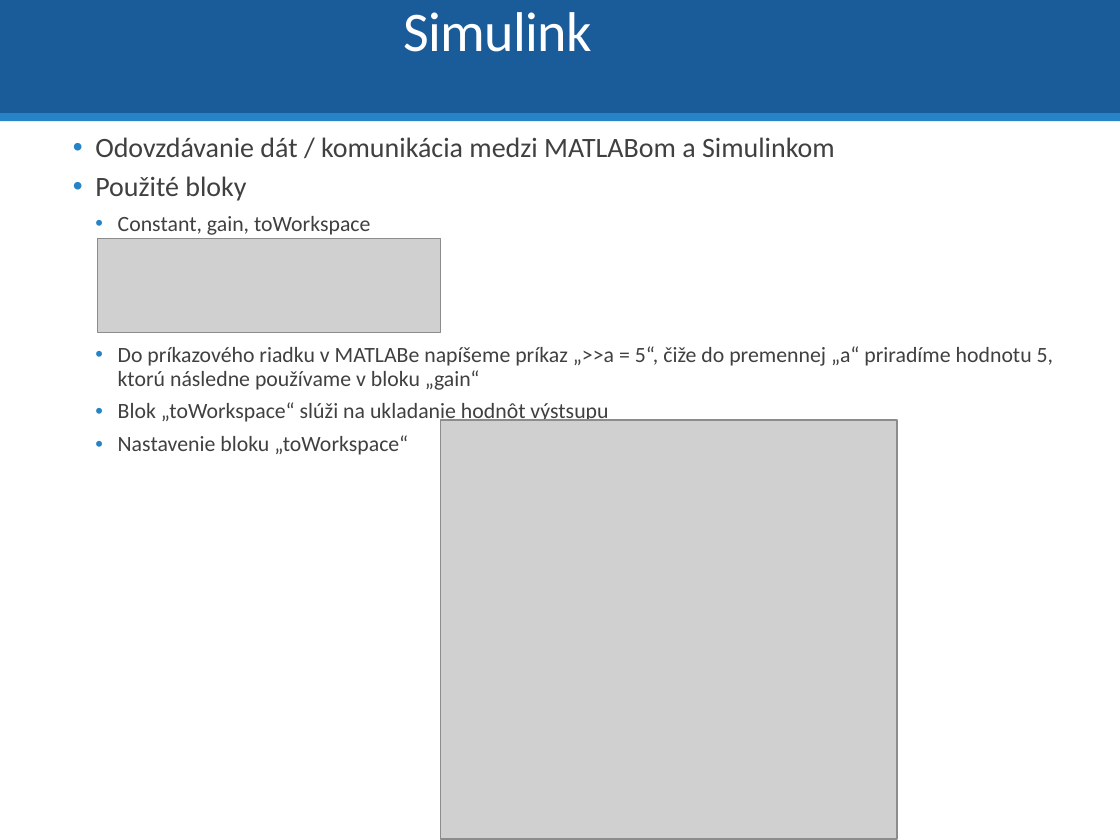
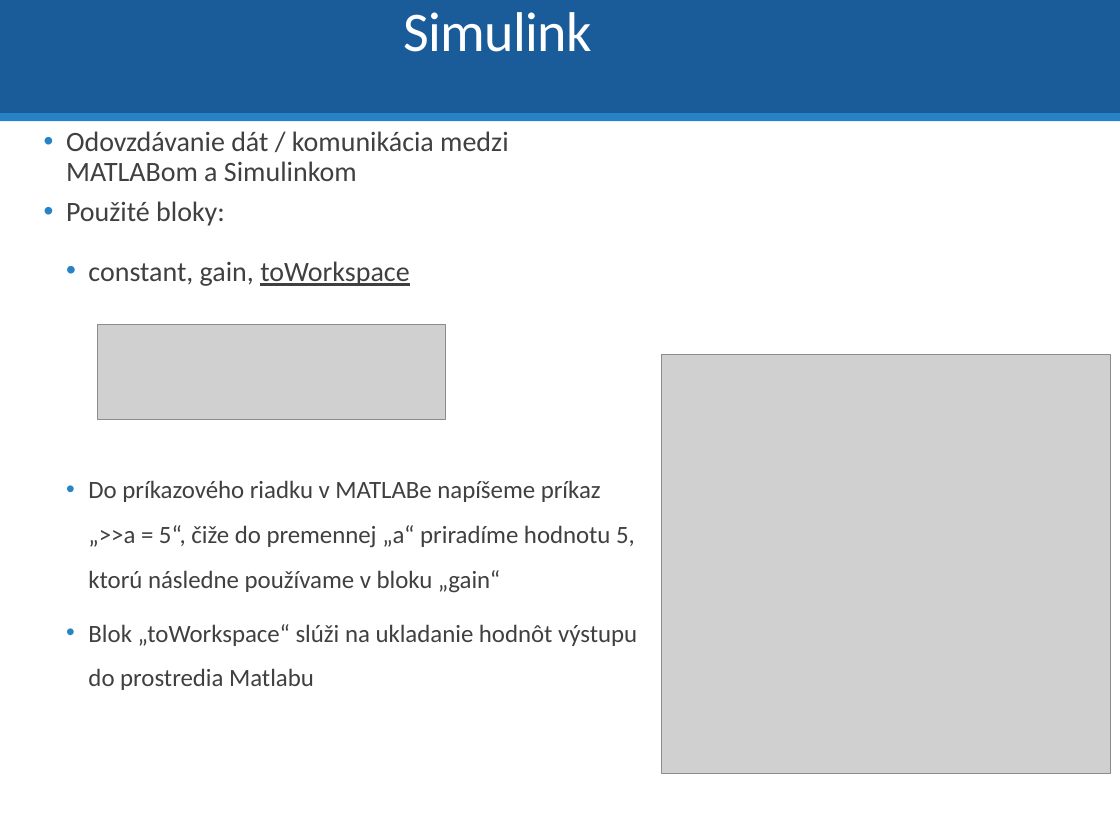
Before and after one commit to dodekm/TeamProjektKybernetika, a slide deck: slide 44 of Nove prednasky/P0_Opakovanie_Matlab_Simulink.pptx (slide 40 before the commit). Drawn at 1120x840 pixels with LibreOffice and Linux fonts; fonts in the diff are those of the drawing; grey boxes stand for pictures. Boxes give left, top, right and bottom in pixels: in the first picture for what was removed or moved away, otherwise in the second. Text is boxed around its words. In the diff, an @@ line names an element or a change of style, - is before the commit and + after.

```diff
--- a/Nove prednasky/P0_Opakovanie_Matlab_Simulink.pptx
+++ b/Nove prednasky/P0_Opakovanie_Matlab_Simulink.pptx
@@ text "Odovzdávanie dát / komunikácia medzi ...": place and size @@
-text "Odovzdávanie dát / komunikácia medzi ..." at <box>95,137,1053,455</box>
+text "Odovzdávanie dát / komunikácia medzi ..." at <box>66,131,637,690</box>
@@ text at <box>66,201,409,286</box>: text changed; size 14 to 18 pt @@
-  • Použité bloky
-    • Constant, gain, toWorkspace
+  • Použité bloky:
+    • constant, gain, toWorkspace
@@ picture: place and size @@
-picture at <box>97,239,440,332</box>
+picture at <box>97,325,446,420</box>
@@ picture: place and size @@
-picture at <box>440,420,897,839</box>
+picture at <box>662,354,1111,773</box>
@@ text at <box>88,480,635,593</box>: size 14 to 16 pt in "Do príkazového riadku v MATLABe napíšeme príkaz ..."; line spacing 0.9 to 1.5 @@
@@ text at <box>88,624,637,690</box>: text changed; size 14 to 16 pt @@
-    • Blok „toWorkspace“ slúži na ukladanie hodnôt výstsupu
-    • Nastavenie bloku „toWorkspace“
+    • Blok „toWorkspace“ slúži na ukladanie hodnôt výstupu do prostredia Matlabu
```
Also in this commit, not shown: 28 other slides changed, 8 slides added, 4 slides removed, 1 other file.
